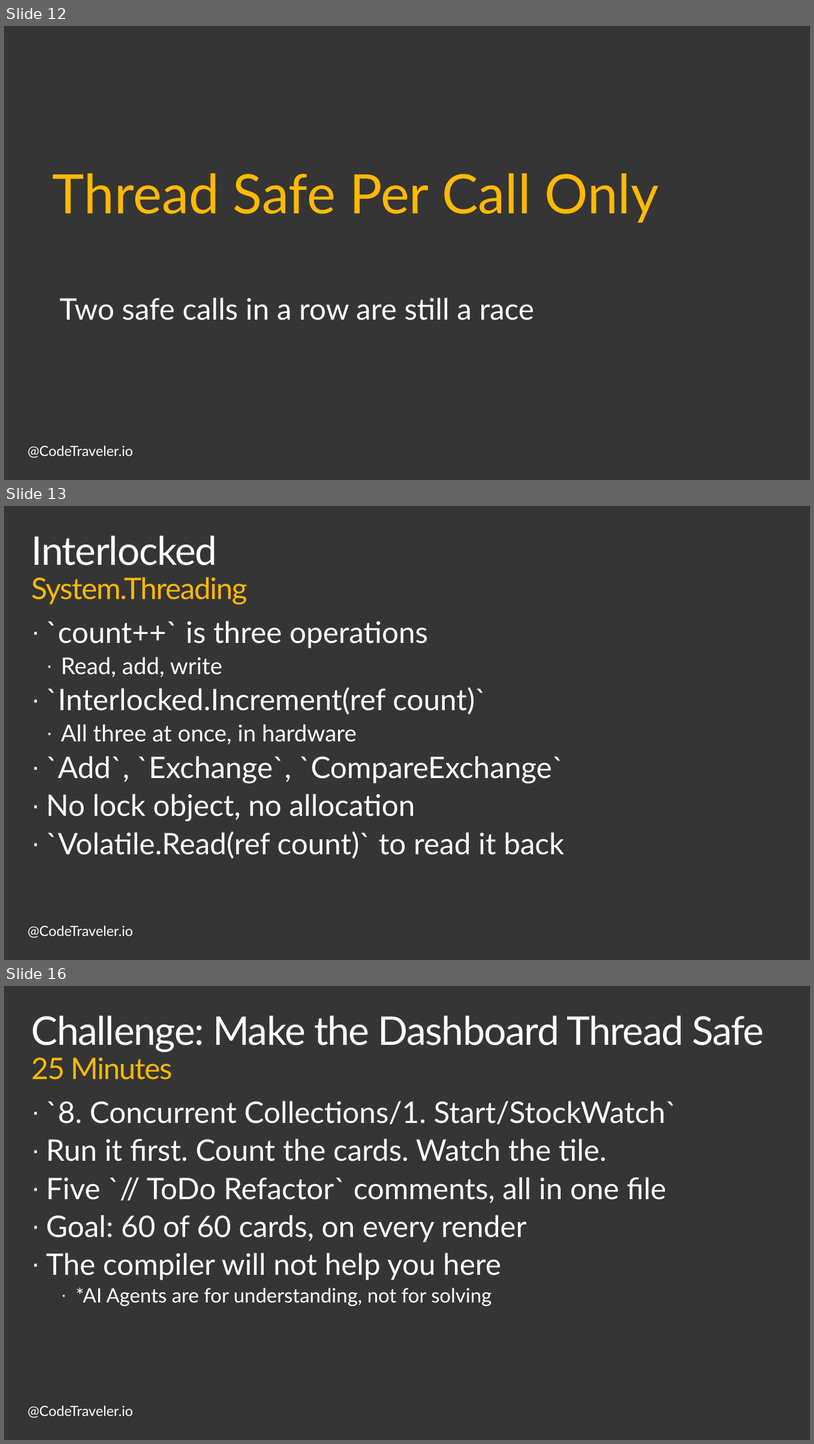
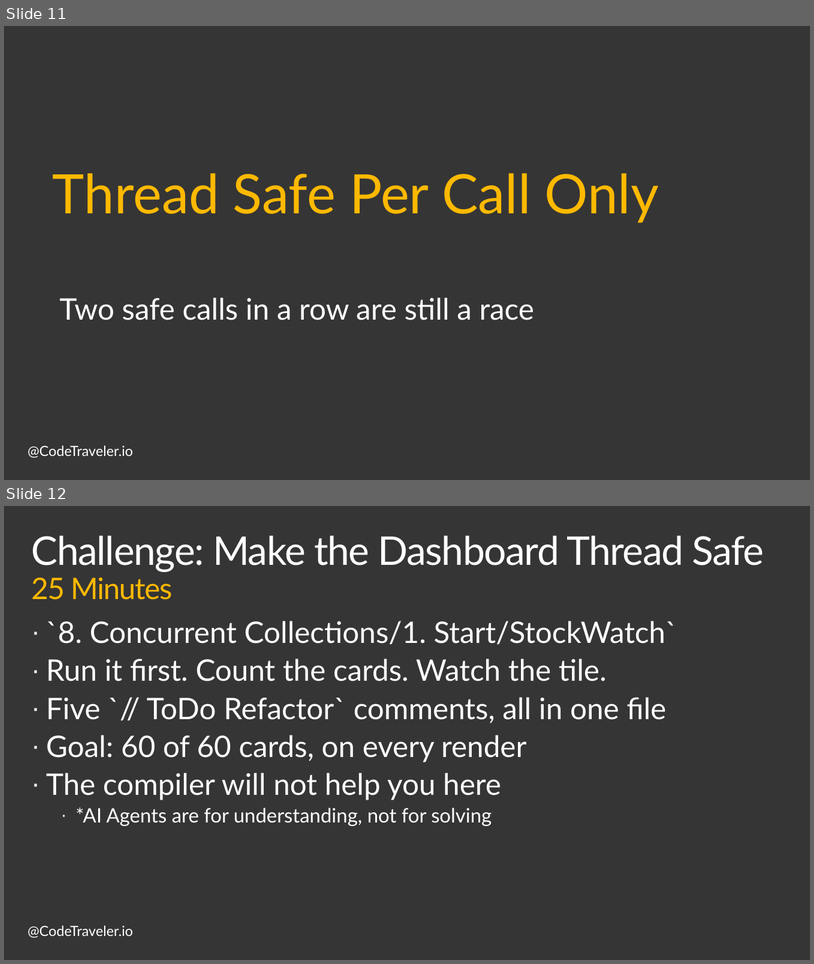
Before and after one commit to TheCodeTraveler/BecomeAnExpertWithAsyncAwait, a slide deck: 8. Concurrent Collections/ConcurrentCollections.pptx. Shown one above the other, each under a label of ours: slides 12, 13 and 16 before the commit, slides 11 and 12 after it; the slides between them are not shown. The pictures are 814x1444 and 814x964 pixels, drawn with LibreOffice and Linux fonts; fonts in the diff are those of the drawing; background and template pictures are left out. Boxes give left, top, right and bottom in pixels: in the first picture for what was removed or moved away, otherwise in the second. Text is boxed around its words. In the diff, an @@ line names an element or a change of style, - is before the commit and + after.

```diff
--- a/8. Concurrent Collections/ConcurrentCollections.pptx
+++ b/8. Concurrent Collections/ConcurrentCollections.pptx
@@ slide 13 removed at [4, 506, 810, 960], background #353535; not listed: 1 template element that a slide beside it also shows @@
@@ title removed at [31, 535, 247, 604] @@
-Interlocked
-System.Threading
@@ text removed at [46, 621, 564, 858] @@
-· `count++` is three operations
-  · Read, add, write
-· `Interlocked.Increment(ref count)`
-  · All three at once, in hardware
-· `Add`, `Exchange`, `CompareExchange`
-· No lock object, no allocation
-· `Volatile.Read(ref count)` to read it back
@@ what was slide 12 is now slide 11 @@
@@ what was slide 16 is now slide 12 @@
```
Also in this commit, not shown: 4 slides changed, 3 other slides removed, 1 other file.
